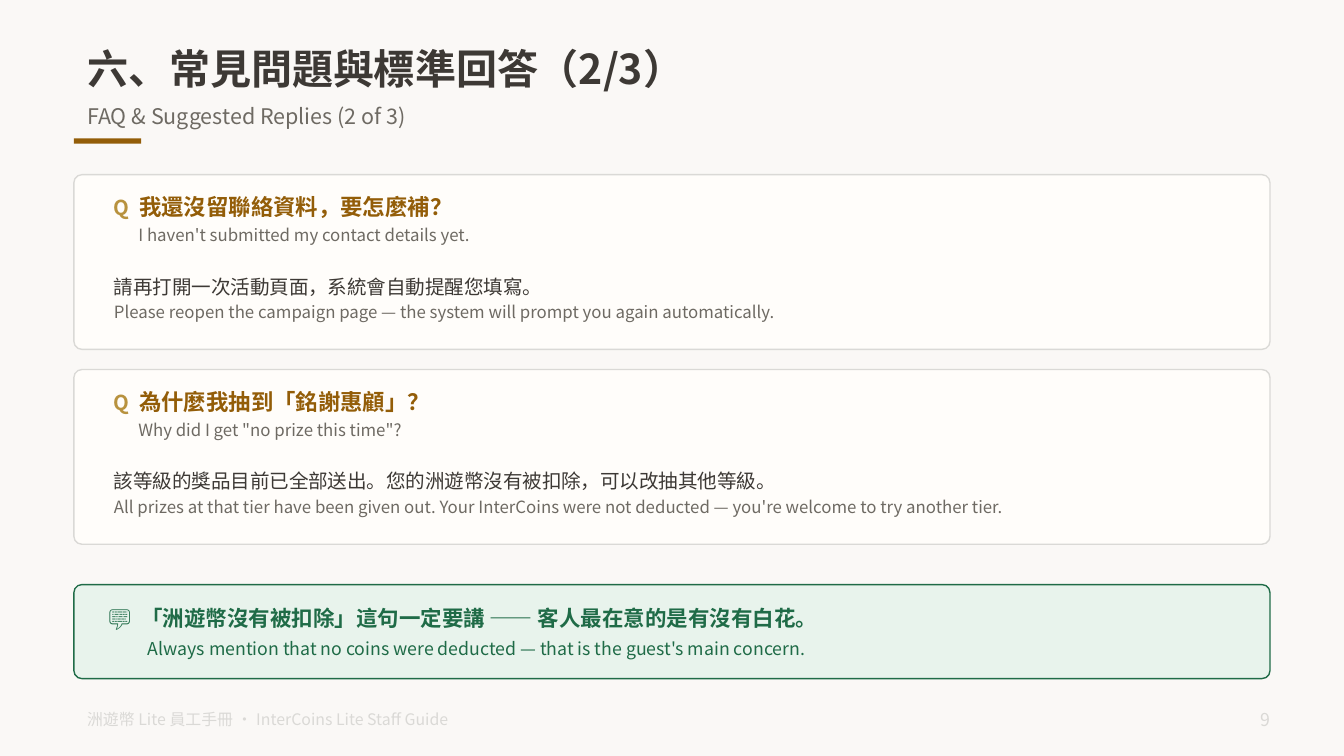
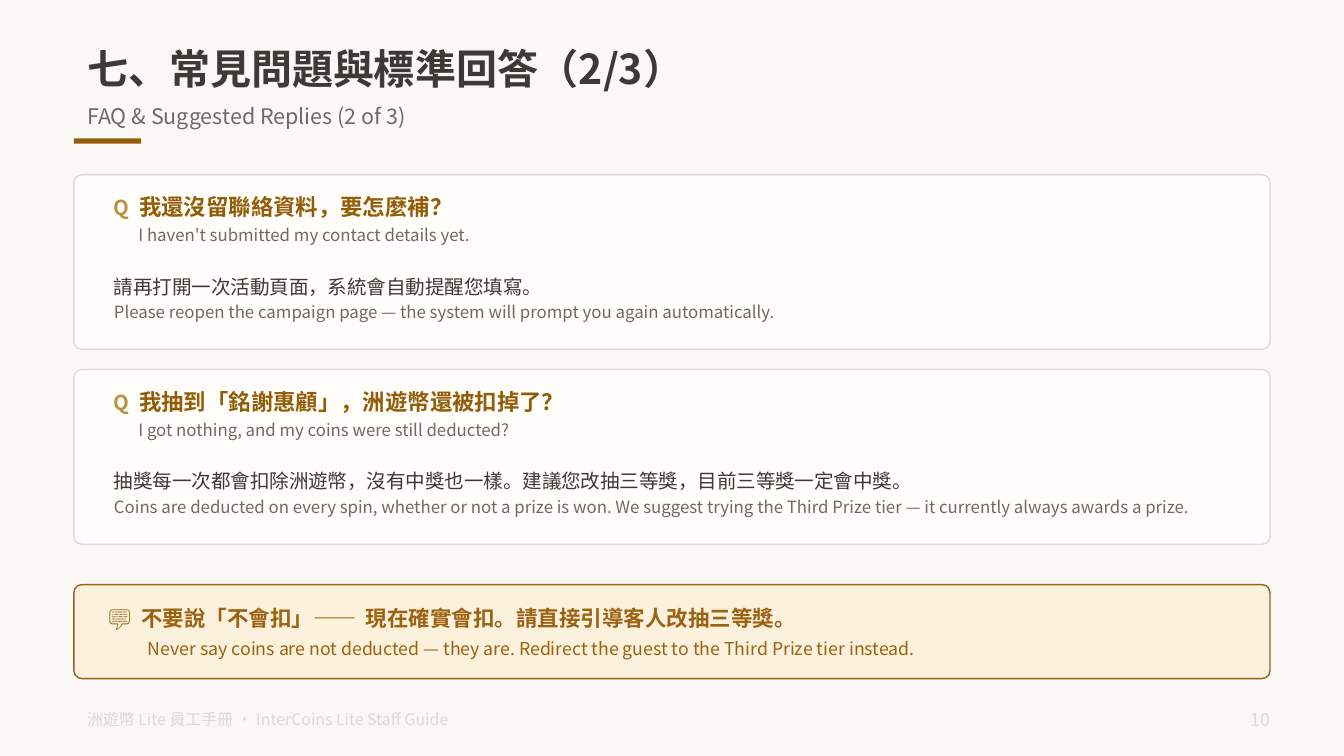
Before and after one commit to tony1229kimo/intercoins-lite, a slide deck: slide 11 of docs/洲遊幣Lite_員工手冊_一般版_雙語.pptx (slide 10 before the commit). Drawn at 1344x756 pixels with LibreOffice and Linux fonts; fonts in the diff are those of the drawing. Boxes give left, top, right and bottom in pixels: in the first picture for what was removed or moved away, otherwise in the second. Text is boxed around its words. In the diff, an @@ line names an element or a change of style, - is before the commit and + after.

```diff
--- a/docs/洲遊幣Lite_員工手冊_一般版_雙語.pptx
+++ b/docs/洲遊幣Lite_員工手冊_一般版_雙語.pptx
@@ text at <box>87,49,684,92</box>: text changed @@
-六、常見問題與標準回答（2/3）
+七、常見問題與標準回答（2/3）
@@ text at <box>114,391,564,440</box>: text changed @@
-Q 為什麼我抽到「銘謝惠顧」？
-Why did I get "no prize this time"?
+Q 我抽到「銘謝惠顧」，洲遊幣還被扣掉了？
+I got nothing, and my coins were still deducted?
@@ text at <box>114,471,1188,517</box>: text changed @@
-該等級的獎品目前已全部送出。您的洲遊幣沒有被扣除，可以改抽其他等級。
-All prizes at that tier have been given out. Your InterCoins were not deducted — you're welcome to try another tier.
+抽獎每一次都會扣除洲遊幣，沒有中獎也一樣。建議您改抽三等獎，目前三等獎一定會中獎。
+Coins are deducted on every spin, whether or not a prize is won. We suggest trying the Third Prize tier — it currently always awards a prize.
@@ rounded rectangle at <box>74,585,1270,679</box>: fill #E8F3EC to #FBF1DC; outline #1F6B47 0.75 pt to #9C6212 0.75 pt @@
@@ text at <box>141,607,914,660</box>: text changed; text colour #1F6B47 to #9C6212 @@
-💬 「洲遊幣沒有被扣除」這句一定要講 —— 客人最在意的是有沒有白花。
-Always mention that no coins were deducted — that is the guest's main concern.
+💬 不要說「不會扣」—— 現在確實會扣。請直接引導客人改抽三等獎。
+Never say coins are not deducted — they are. Redirect the guest to the Third Prize tier instead.
```
Also in this commit, not shown: 10 other slides changed, 1 slide added, 1 other file.
